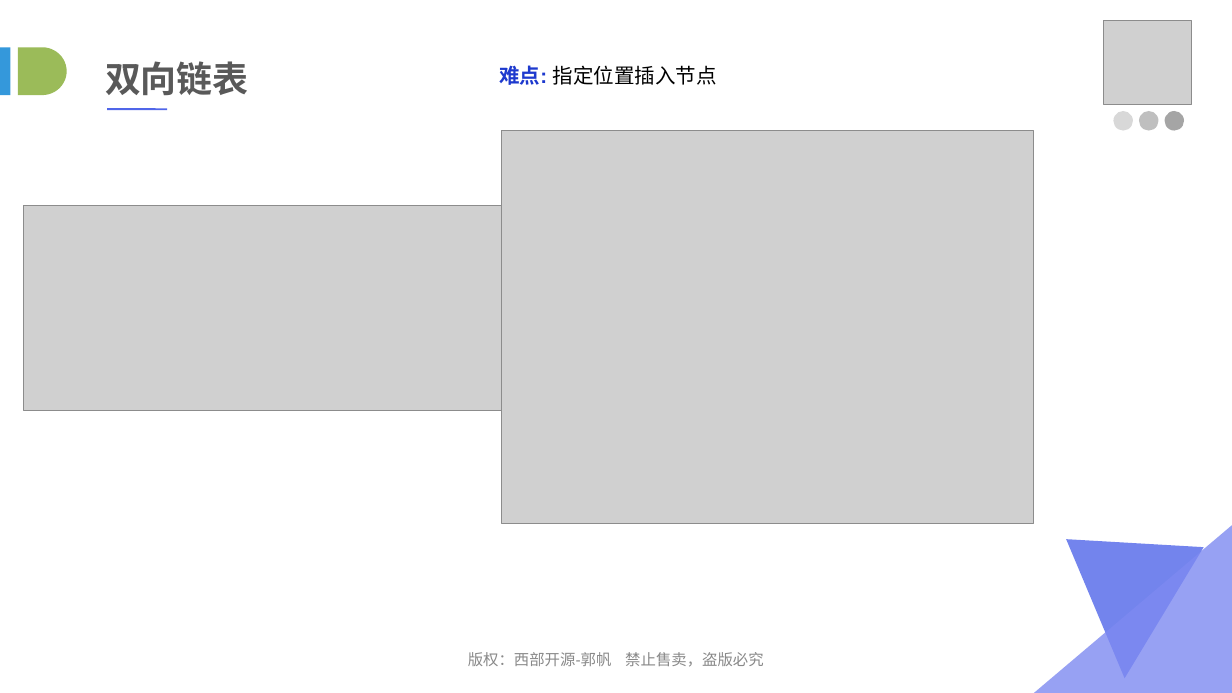
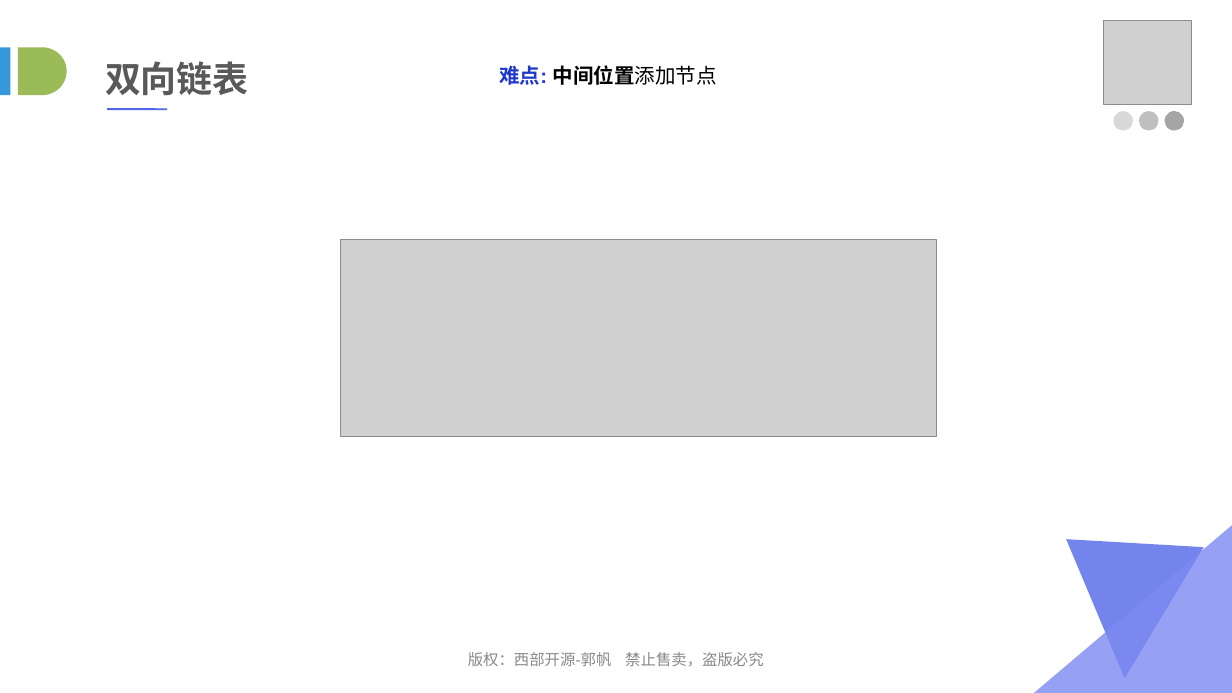
Before and after one commit to lvah/PPTSource, a slide deck: slide 24 of 03_数据结构与算法/03_链表.ppt (slide 23 before the commit). Drawn at 1232x693 pixels with LibreOffice and Linux fonts; fonts in the diff are those of the drawing; grey boxes stand for pictures. Boxes give left, top, right and bottom in pixels: in the first picture for what was removed or moved away, otherwise in the second. Text is boxed around its words. In the diff, an @@ line names an element or a change of style, - is before the commit and + after.

```diff
--- a/03_数据结构与算法/03_链表.ppt
+++ b/03_数据结构与算法/03_链表.ppt
@@ text at box(499, 65, 717, 85): text changed; bold on @@
-难点: 指定位置插入节点
+难点: 中间位置添加节点
@@ picture removed at box(24, 206, 539, 410) @@
@@ picture: place and size @@
-picture at box(501, 130, 1033, 523)
+picture at box(340, 240, 936, 437)
```
Also in this commit, not shown: 7 other slides changed, 1 slide removed, 5 other files.
